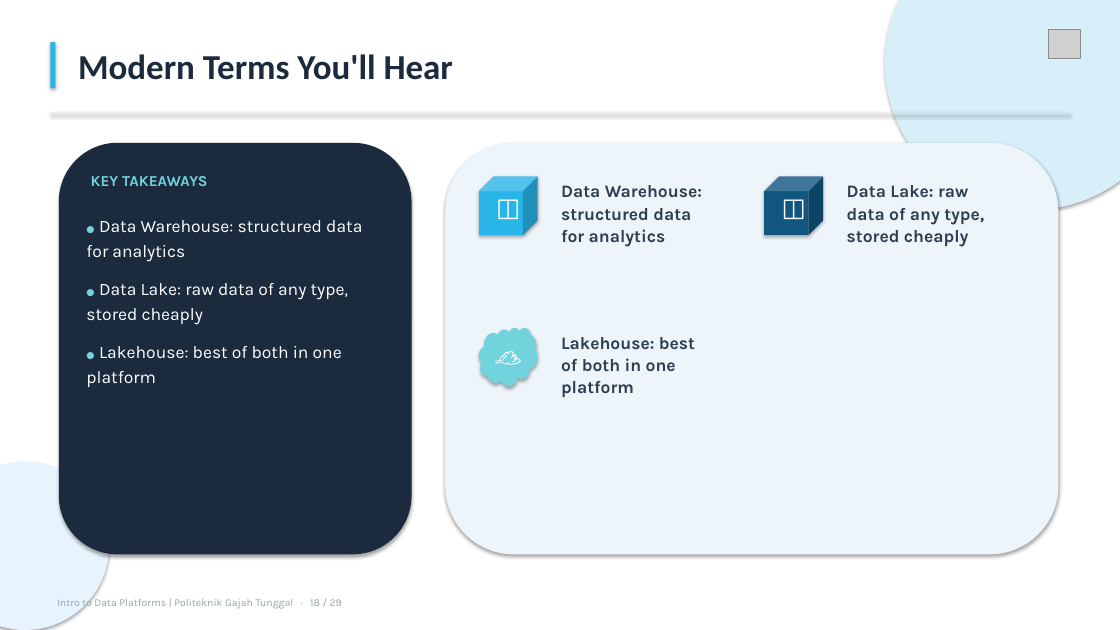
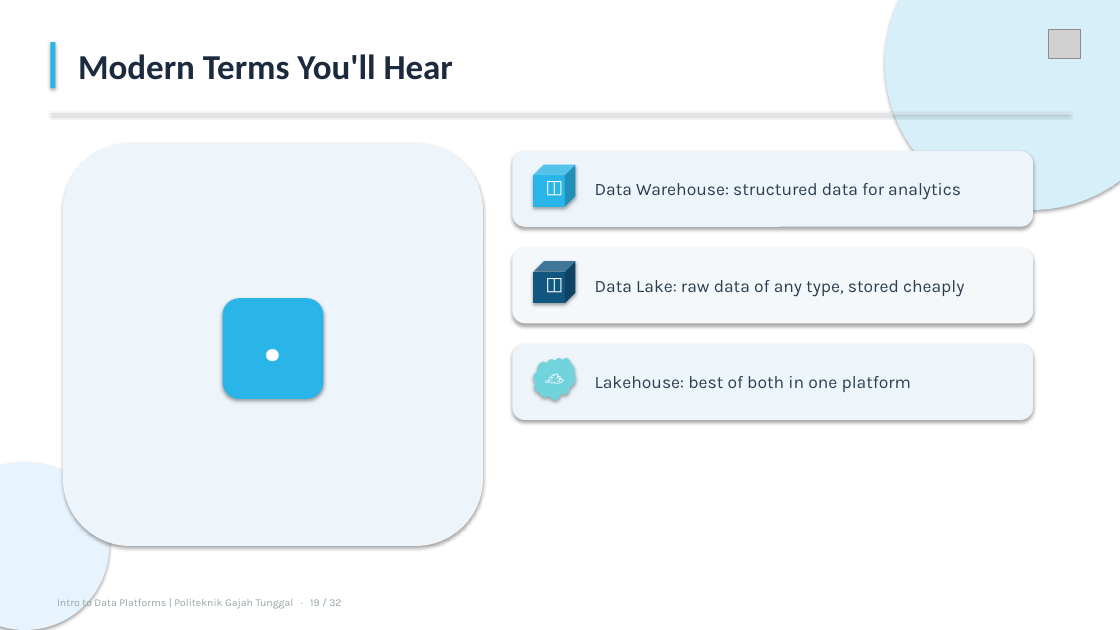
Before and after one commit to arzamuhammad/hands-on-lab-and-workshop, a slide deck: slide 19 of slides/Intro_to_Data_Platforms.pptx (slide 18 before the commit). Drawn at 1120x630 pixels with LibreOffice and Linux fonts; fonts in the diff are those of the drawing; grey boxes stand for pictures. Boxes give left, top, right and bottom in pixels: in the first picture for what was removed or moved away, otherwise in the second. Text is boxed around its words. In the diff, an @@ line names an element or a change of style, - is before the commit and + after.

```diff
--- a/slides/Intro_to_Data_Platforms.pptx
+++ b/slides/Intro_to_Data_Platforms.pptx
@@ rounded rectangle: place and size @@
-rounded rectangle at (59, 143, 412, 555)
+rounded rectangle at (63, 143, 483, 546)
@@ rounded rectangle at (63, 143, 483, 546): fill #1B2A3D to #EEF5FA @@
@@ text removed at (91, 176, 207, 186) @@
-KEY TAKEAWAYS
@@ rounded rectangle: place and size @@
-rounded rectangle at (445, 143, 1059, 555)
+rounded rectangle at (513, 151, 1033, 227)
@@ cube: place and size @@
-cube at (479, 176, 538, 235)
+cube at (534, 165, 576, 207)
@@ text "◫": place and size @@
-text "◫" at (479, 176, 538, 235)
+text "◫" at (534, 165, 576, 207)
@@ text "◫" at (534, 165, 576, 207): size 22 to 16 pt; line spacing 28pt to 20pt @@
@@ text "Data Warehouse: structured data for ...": place and size @@
-text "Data Warehouse: structured data for ..." at (561, 185, 702, 247)
+text "Data Warehouse: structured data for ..." at (595, 183, 961, 200)
@@ cube removed at (765, 176, 823, 235) @@
@@ text removed at (765, 176, 823, 235) @@
-◫
@@ text at (86, 220, 362, 387): text changed; size 15 to 39 pt; bold on @@
-● Data Warehouse: structured data for analytics
-● Data Lake: raw data of any type, stored cheaply
-● Lakehouse: best of both in one platform
+•
@@ rounded rectangle added at (513, 248, 1033, 323), fill #F4F8FB @@
@@ cube added at (534, 261, 576, 303), fill #11567F @@
@@ text added at (534, 261, 576, 303), 16 pt, text #FFFFFF, bold @@
+◫
@@ bold off in 3 elements at (595, 183, 961, 200), (595, 376, 912, 392), (595, 280, 964, 297) @@
@@ text "Data Lake: raw data of ...": place and size @@
-text "Data Lake: raw data of ..." at (847, 185, 984, 247)
+text "Data Lake: raw data of ..." at (595, 280, 964, 297)
@@ text "•" at (223, 298, 323, 399): vertical alignment top to middle @@
@@ rounded rectangle added at (223, 298, 323, 399), fill #29B5E8 @@
@@ rounded rectangle added at (513, 344, 1033, 420), fill #EEF5FA @@
@@ text "☁" at (534, 358, 576, 400): size 22 to 16 pt; line spacing 28pt to 20pt @@
@@ cloud: place and size @@
-cloud at (479, 328, 538, 386)
+cloud at (534, 358, 576, 400)
@@ text "☁": place and size @@
-text "☁" at (479, 328, 538, 386)
+text "☁" at (534, 358, 576, 400)
@@ text "Lakehouse: best of both in ...": place and size @@
-text "Lakehouse: best of both in ..." at (561, 337, 695, 397)
+text "Lakehouse: best of both in ..." at (595, 376, 912, 392)
```
Also in this commit, not shown: 20 other slides changed, 3 slides added, 2 other files.
